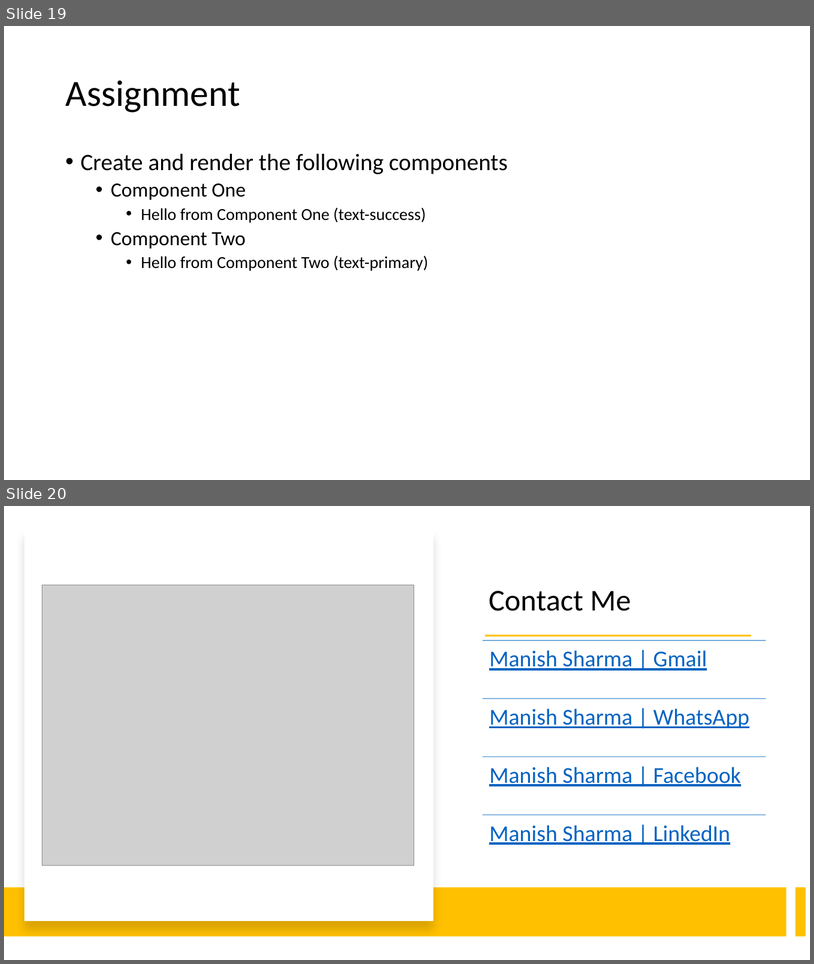
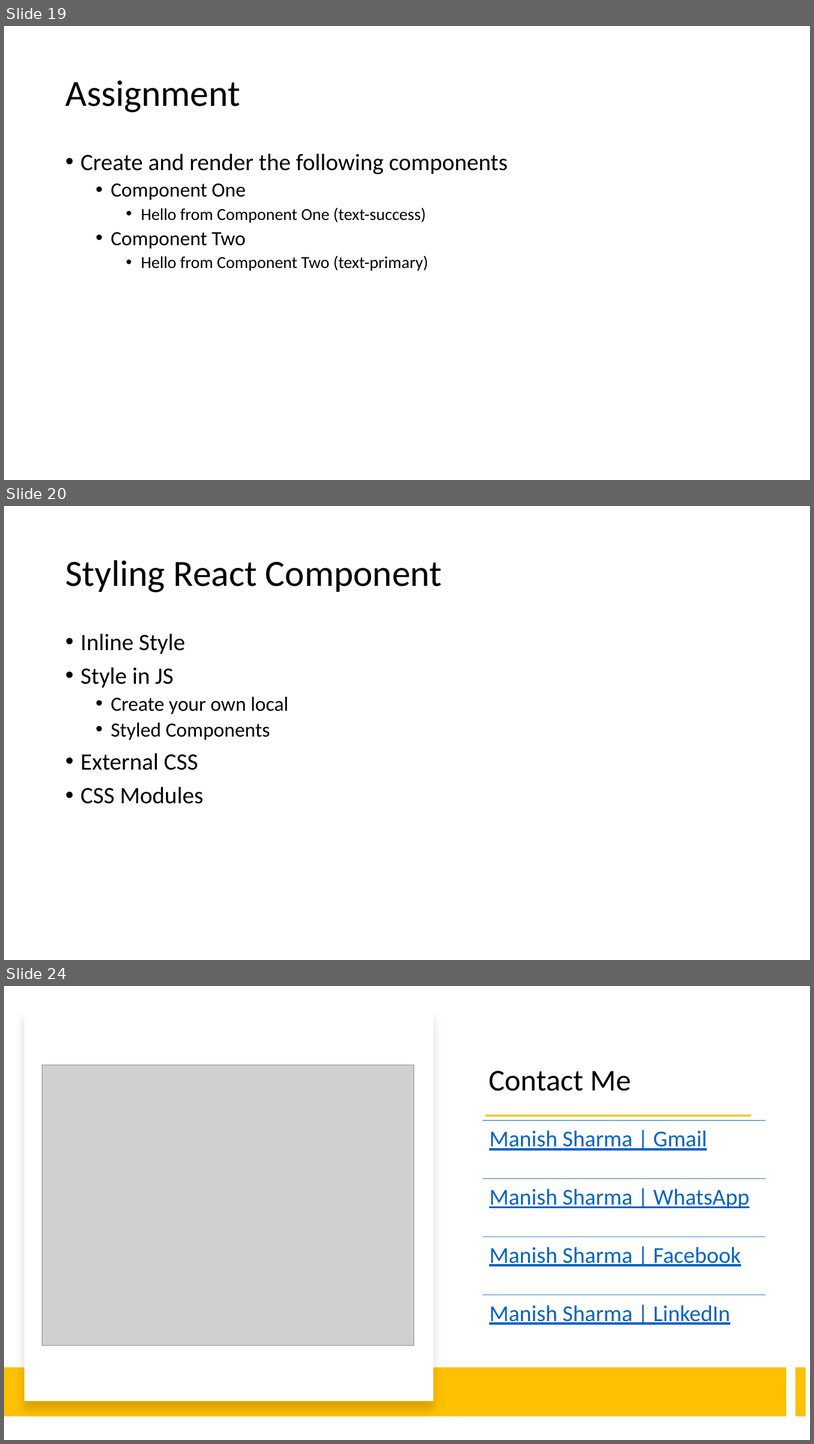
Before and after one commit to rath321/react-training-aug, a slide deck: Notes/React.pptx. Shown one above the other, each under a label of ours: slides 19 and 20 before the commit, slides 19, 20 and 24 after it; the slides between them are not shown. The pictures are 814x964 and 814x1444 pixels, drawn with LibreOffice and Linux fonts; fonts in the diff are those of the drawing; grey boxes stand for pictures. Boxes give left, top, right and bottom in pixels: in the first picture for what was removed or moved away, otherwise in the second. Text is boxed around its words. In the diff, an @@ line names an element or a change of style, - is before the commit and + after.

```diff
--- a/Notes/React.pptx
+++ b/Notes/React.pptx
@@ slide 20 added at bbox=[4, 506, 810, 960], background #FFFFFF @@
@@ title added at bbox=[65, 560, 443, 592], 44 pt, text #000000 @@
+Styling React Component
@@ text added at bbox=[81, 633, 288, 804], 28 pt, text #000000 @@
+• Inline Style
+• Style in JS
+  • Create your own local
+  • Styled Components
+• External CSS
+• CSS Modules
@@ what was slide 20 is now slide 24 @@
```
Also in this commit, not shown: 3 other slides added, 2 other files.
